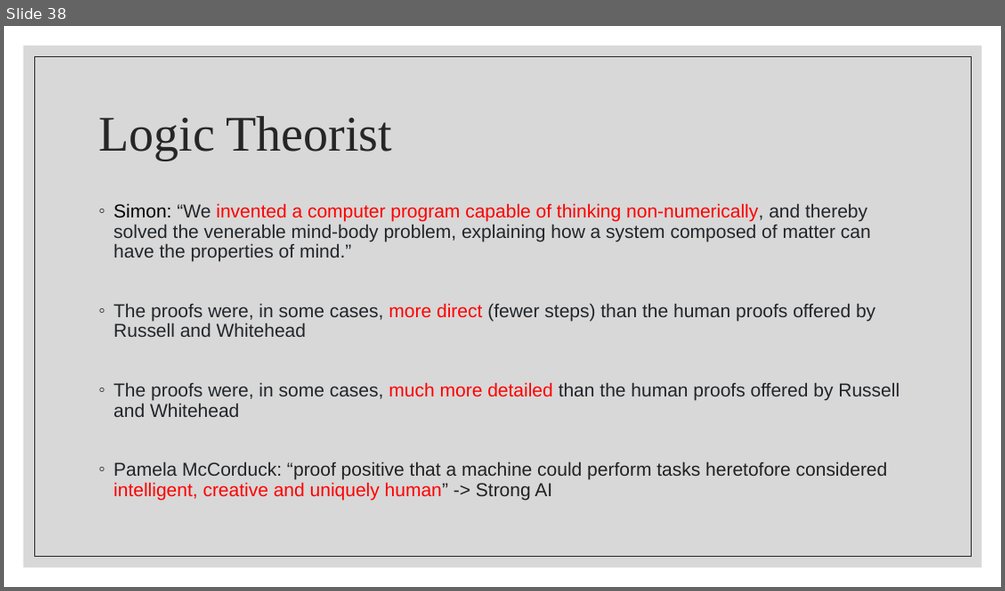
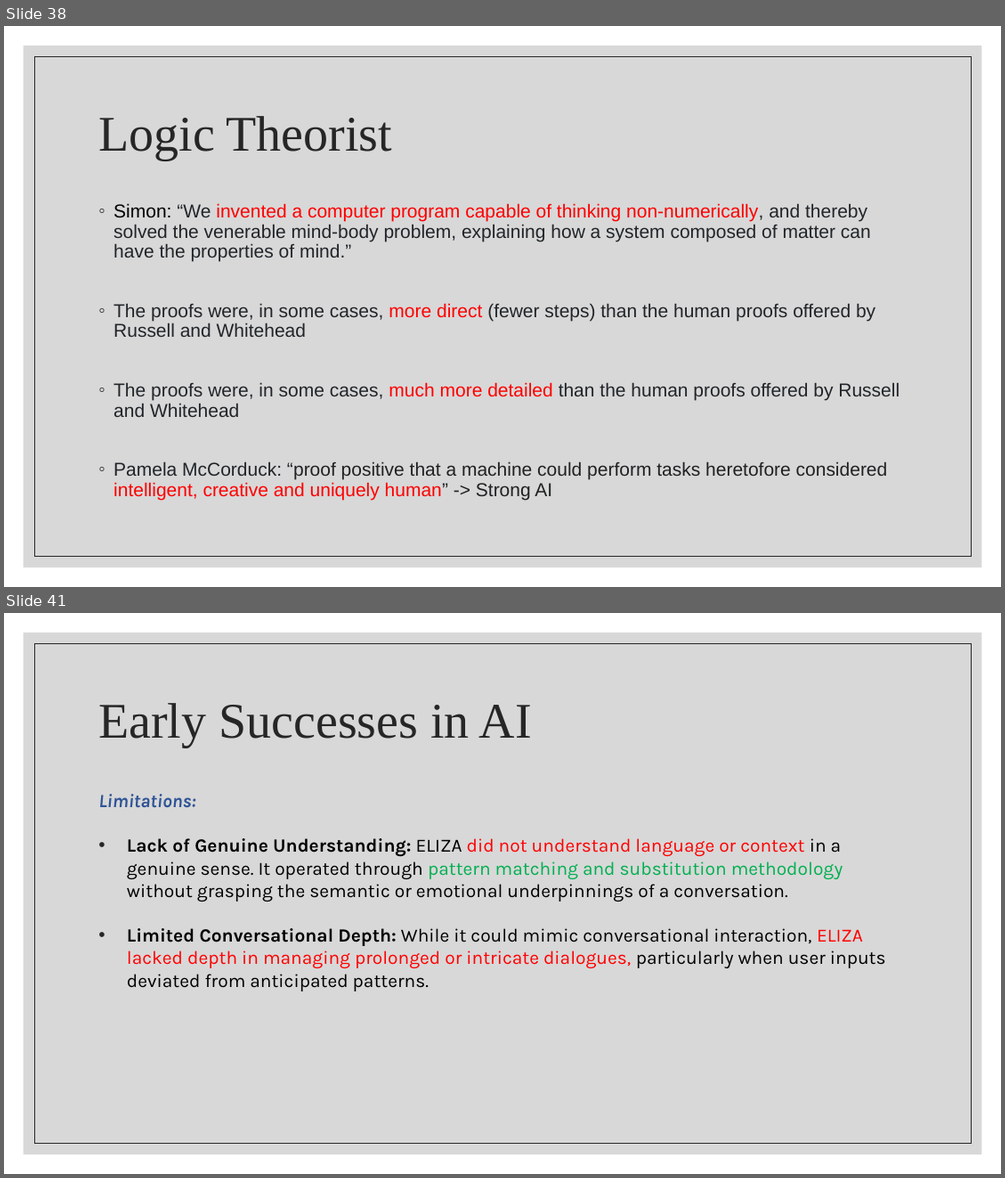
Before and after one commit to wutmeownow/phys441, a slide deck: JupyterNotebooks/LLS/Lecture3.pptx. Shown one above the other, each under a label of ours: slide 38 before the commit, slides 38 and 41 after it; the slides between them are not shown. The pictures are 1005x591 and 1005x1178 pixels, drawn with LibreOffice and Linux fonts; fonts in the diff are those of the drawing. Boxes give left, top, right and bottom in pixels: in the first picture for what was removed or moved away, otherwise in the second. Text is boxed around its words. In the diff, an @@ line names an element or a change of style, - is before the commit and + after.

```diff
--- a/JupyterNotebooks/LLS/Lecture3.pptx
+++ b/JupyterNotebooks/LLS/Lecture3.pptx
@@ slide 41 added at (x1=4, y1=613, x2=1001, y2=1174), background #FFFFFF; not listed: 2 template elements that a slide beside it also shows @@
@@ title added at (x1=98, y1=703, x2=532, y2=747), 48 pt, text #262626 @@
+Early Successes in AI
@@ text added at (x1=98, y1=794, x2=886, y2=991), 18 pt, text #000000 @@
+Limitations:
+• Lack of Genuine Understanding: ELIZA did not understand language or context in a genuine sense. It operated through pattern matching and substitution methodology without grasping the semantic or emotional underpinnings of a conversation.
+• Limited Conversational Depth: While it could mimic conversational interaction, ELIZA lacked depth in managing prolonged or intricate dialogues, particularly when user inputs deviated from anticipated patterns.
```
Also in this commit, not shown: 4 other slides added, 1 other file.
